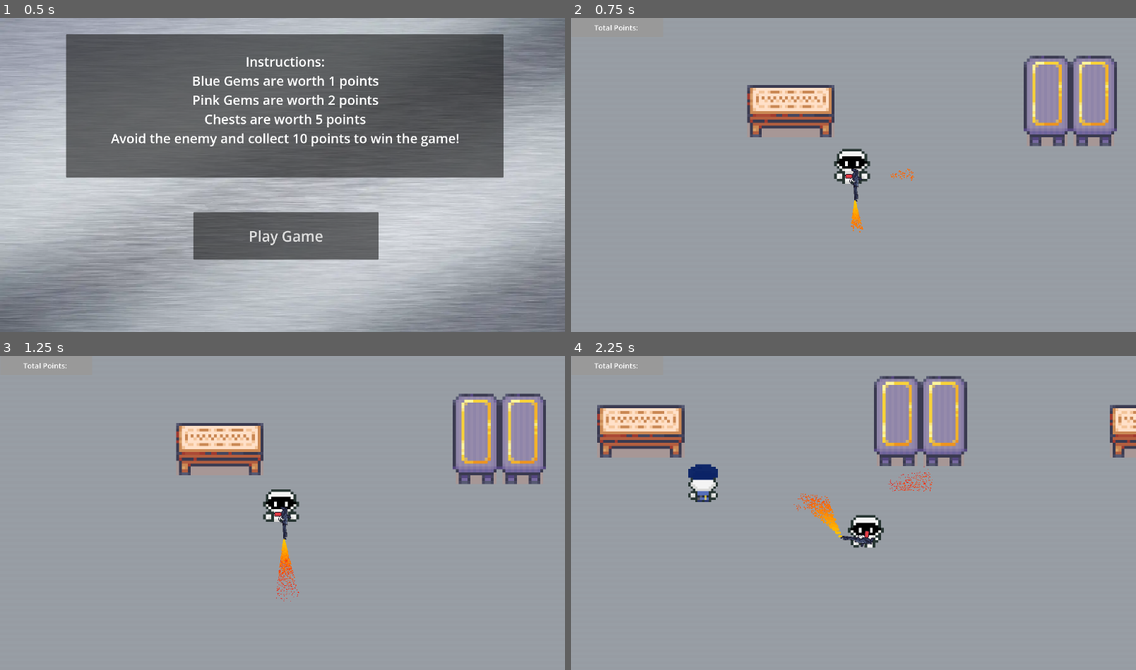
Above: before the commit, frames 1-4 (two rows, left to right).
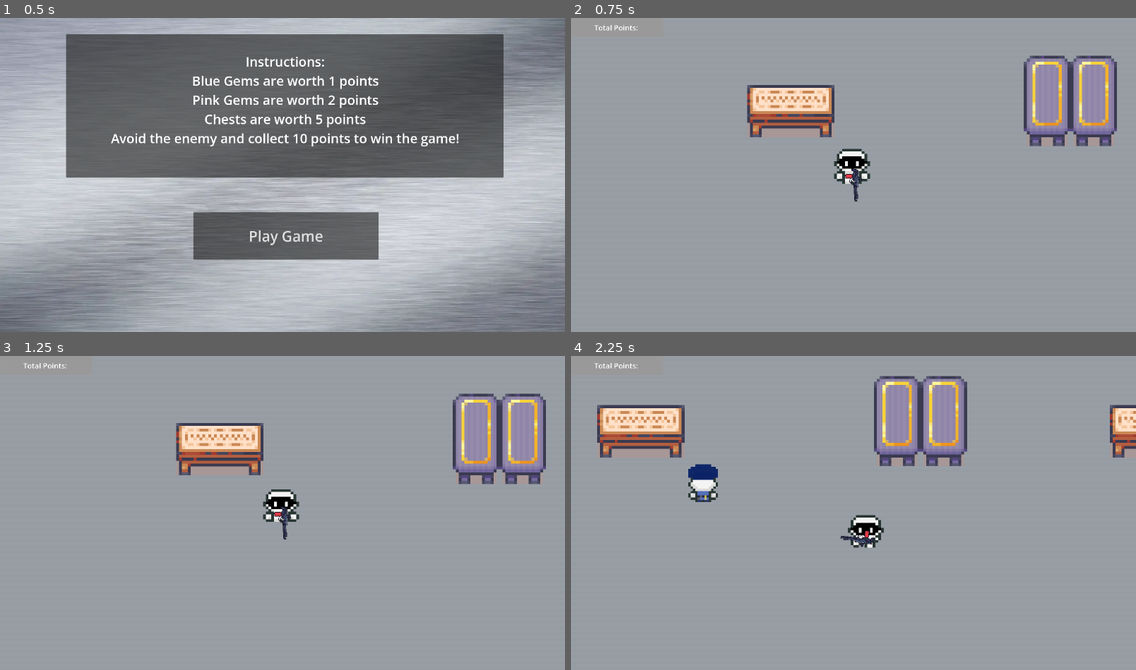
Above: after the commit, the same moments.

Repository: avahajr/heisty
Game: Godot game, scene res://scenes/main_menu.tscn
Two runs of this game, one before a commit and one after it. Both use one fixed random seed, a clock stepped at 60 frames per second and the inputs below.
Inputs (mouse positions are in pixels of both pictures, inside the frame that each line leads up to):
- Up to frame 1 (0.5 s): no input
- Up to frame 2 (0.75 s): click "Play Game" at 0.5 s
- Up to frame 3 (1.25 s): no input
- Up to frame 4 (2.25 s): move the mouse to (977, 497) at 1.27 s; press the mouse at (977, 497) at 1.28 s; hold Right (ui_right) 1.28-2.03 s; move the mouse to (740, 528) at 2.02 s; release the mouse at (740, 528) at 2.03 s; hold Down (ui_down) from 2.03 s (still down); click (740, 528) at 2.1 s

Frame 1 is identical in both runs. In frame 2, 0.2% of the frame differs, in the area x 49-61%, y 47-69%; in frame 3, 0.3%; in frame 4, 0.5%, in the area x 39-64%, y 35-58%.

Commit message:
clean flamethrower

Diff:
--- a/project.godot
+++ b/project.godot
@@ -46,6 +46,11 @@
 , Object(InputEventKey,"resource_local_to_scene":false,"resource_name":"","device":0,"window_id":0,"alt_pressed":false,"shift_pressed":false,"ctrl_pressed":false,"meta_pressed":false,"pressed":false,"keycode":0,"physical_keycode":4194322,"key_label":0,"unicode":0,"echo":false,"script":null)
 ]
 }
+click={
+"deadzone": 0.5,
+"events": [Object(InputEventMouseButton,"resource_local_to_scene":false,"resource_name":"","device":-1,"window_id":0,"alt_pressed":false,"shift_pressed":false,"ctrl_pressed":false,"meta_pressed":false,"button_mask":0,"position":Vector2(0, 0),"global_position":Vector2(0, 0),"factor":1.0,"button_index":1,"canceled":false,"pressed":false,"double_click":false,"script":null)
+]
+}
 
 [rendering]
 
--- a/scenes/bandit.gd
+++ b/scenes/bandit.gd
@@ -3,7 +3,7 @@
 @onready var sprite2D = $AnimatedSprite2D
 @onready var footstep = $footsteps
 @onready var flamethrower = $flamethrower
-
+var shoot = false
 
 func _process(delta: float) -> void:
 	#gets player input
@@ -36,6 +36,15 @@
 	var mouse_pos = get_global_mouse_position()
 	flamethrower.look_at(mouse_pos)
 
+	if (Input.get_action_raw_strength("click")):
+		if (!shoot):
+			$flamethrower/fire.restart()
+			shoot = true
+		$flamethrower/fire.show()
+	else:
+		shoot = false
+		$flamethrower/fire.hide()
+
 
 	move_and_slide()
 
--- a/scenes/police.tscn
+++ b/scenes/police.tscn
@@ -387,6 +387,9 @@
 [sub_resource type="CapsuleShape2D" id="CapsuleShape2D_u78xq"]
 radius = 12.5
 height = 25.0
+
+[sub_resource type="RectangleShape2D" id="RectangleShape2D_duask"]
+size = Vector2(32, 34)
 
 [node name="Police" type="Node2D"]
 
@@ -407,12 +410,14 @@
 
 [node name="RayCast2D" type="RayCast2D" parent="Police"]
 
-[node name="visualize" type="Line2D" parent="Police/RayCast2D"]
-
 [node name="spin_timer" type="Timer" parent="Police"]
 
 [node name="attack cooldown" type="Timer" parent="Police"]
 wait_time = 10.0
 
+[node name="hitbox" type="CollisionShape2D" parent="Police"]
+position = Vector2(0, -7)
+shape = SubResource("RectangleShape2D_duask")
+
 [connection signal="timeout" from="Police/spin_timer" to="Police" method="_on_spin_timer_timeout"]
 [connection signal="timeout" from="Police/attack cooldown" to="Police" method="_on_attack_cooldown_timeout"]
Empty file added: scenes/fire_noise.gd
Not shown: 1 places in scenes/main_menu.tscn that only renumber resources
Not shown: 1 places in scenes/police.tscn that only renumber resources
